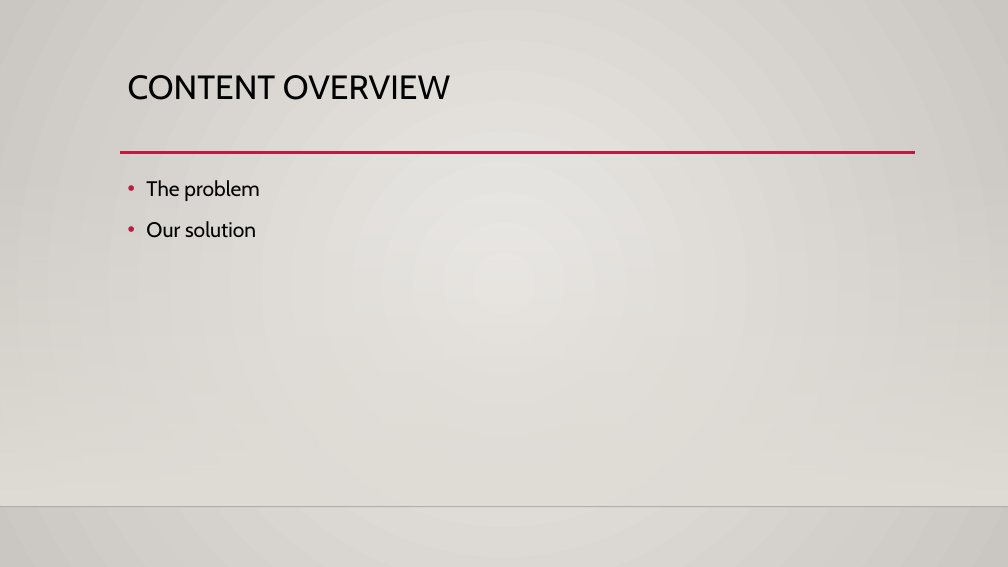
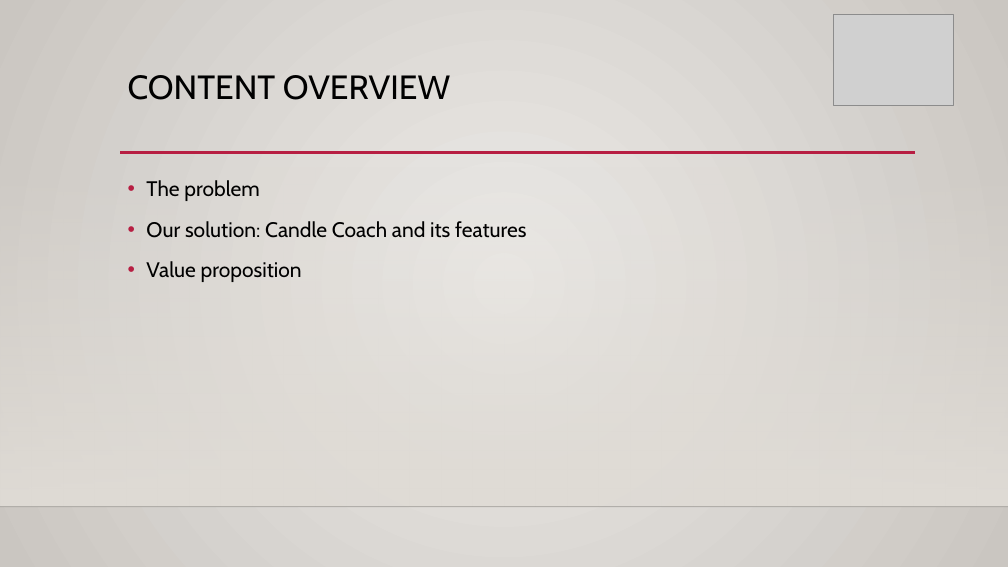
Before and after one commit to michaellimair/finnovation-user, a slide deck: slide 2 of misc/Presentation.pptx. Drawn at 1008x567 pixels with LibreOffice and Linux fonts; fonts in the diff are those of the drawing; grey boxes stand for pictures; background and template pictures are left out. Boxes give left, top, right and bottom in pixels: in the first picture for what was removed or moved away, otherwise in the second. Text is boxed around its words. In the diff, an @@ line names an element or a change of style, - is before the commit and + after.

Commit message:
edited presentation

```diff
--- a/misc/Presentation.pptx
+++ b/misc/Presentation.pptx
@@ picture added at (x1=833, y1=14, x2=954, y2=105) @@
@@ text at (x1=146, y1=221, x2=526, y2=282): text changed @@
-• Our solution
+• Our solution: Candle Coach and its features
+• Value proposition
```
Also in this commit, not shown: 6 other slides changed, 1 slide added, 1 slide removed.
